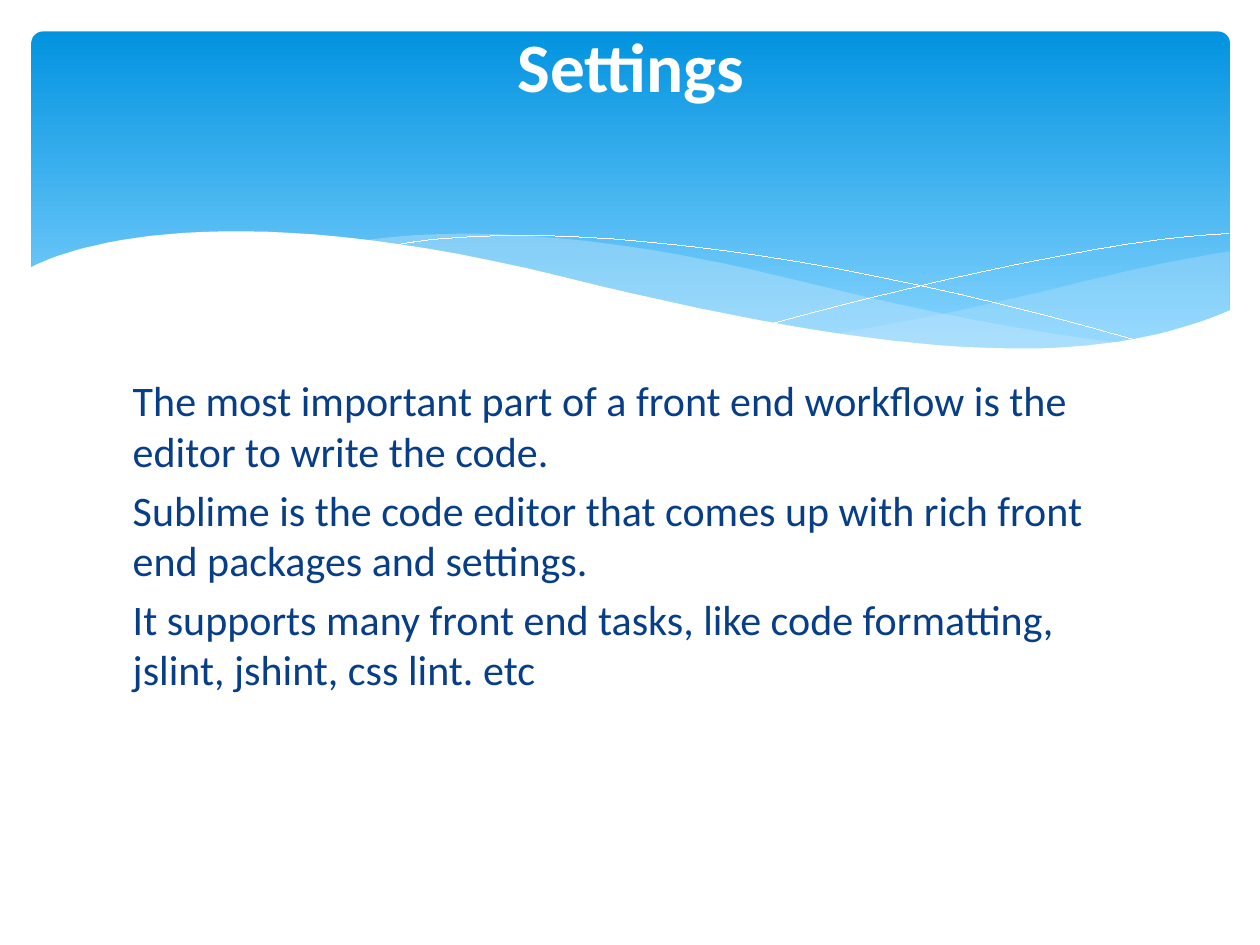
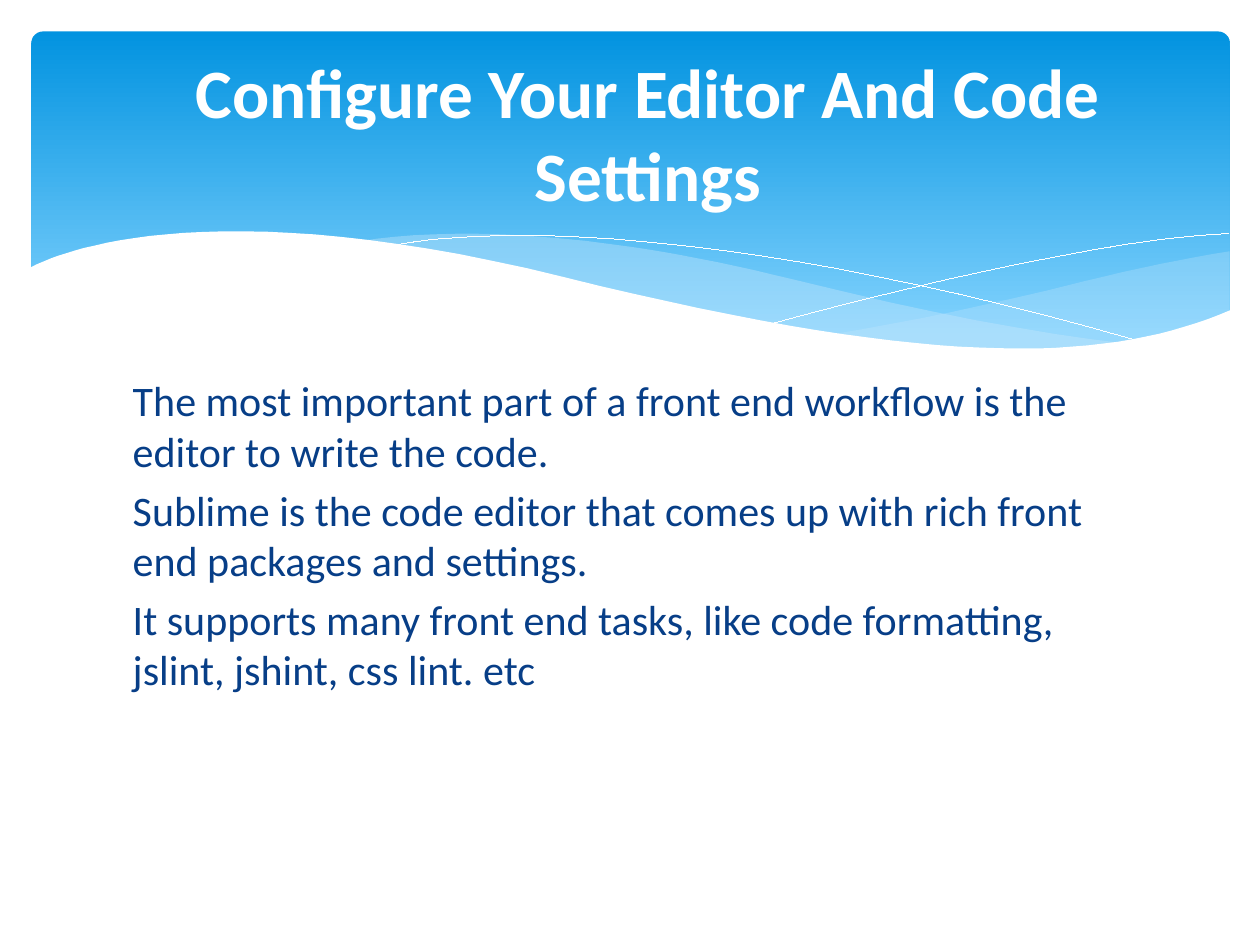
Before and after one commit to sintu-patel/project-scaffolding, a slide deck: slide 13 of dev/docs/Setup Gulp in Front End Project.pptx. Drawn at 1260x945 pixels with LibreOffice and Linux fonts; fonts in the diff are those of the drawing. Boxes give left, top, right and bottom in pixels: in the first picture for what was removed or moved away, otherwise in the second. Text is boxed around its words. In the diff, an @@ line names an element or a change of style, - is before the commit and + after.

```diff
--- a/dev/docs/Setup Gulp in Front End Project.pptx
+++ b/dev/docs/Setup Gulp in Front End Project.pptx
@@ title "Configure Your Editor And Code ..." rewrapped from <box>133,437,854,636</box> to <box>196,69,1100,213</box> @@
```
Also in this commit, not shown: 5 other slides changed.
